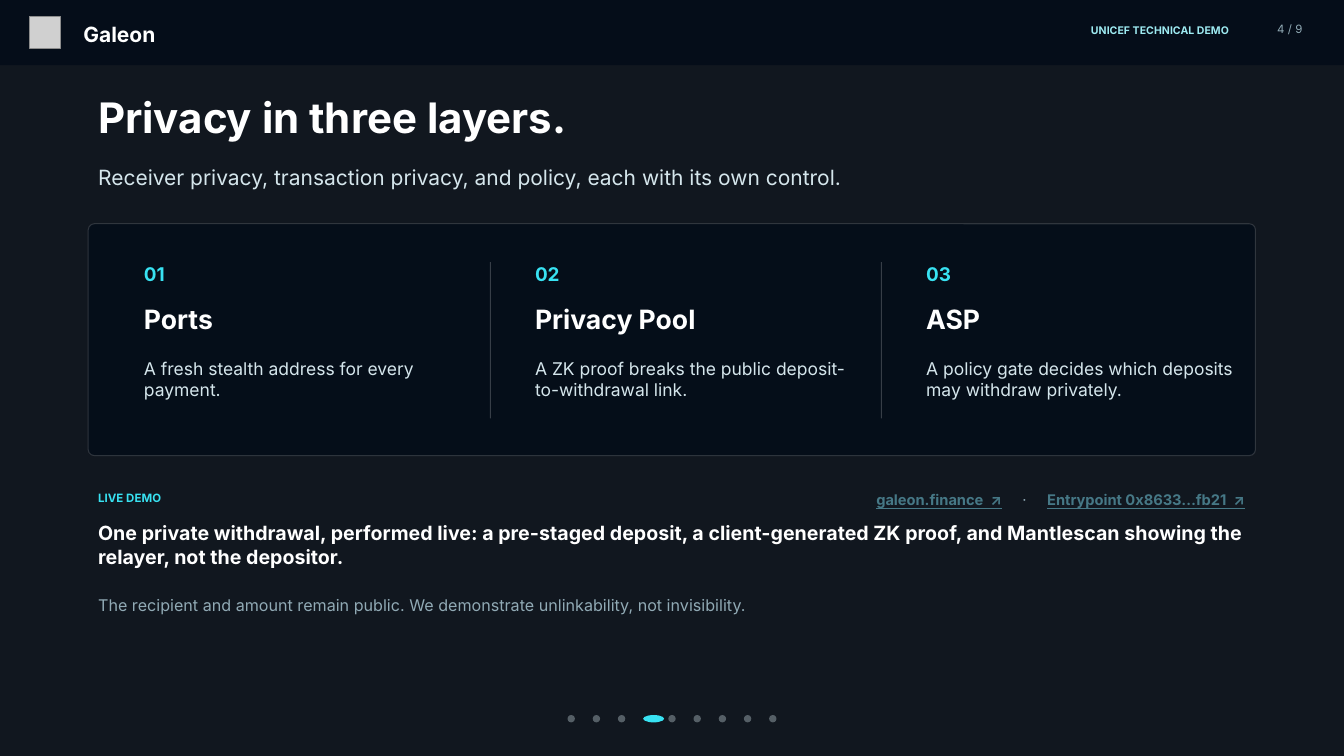
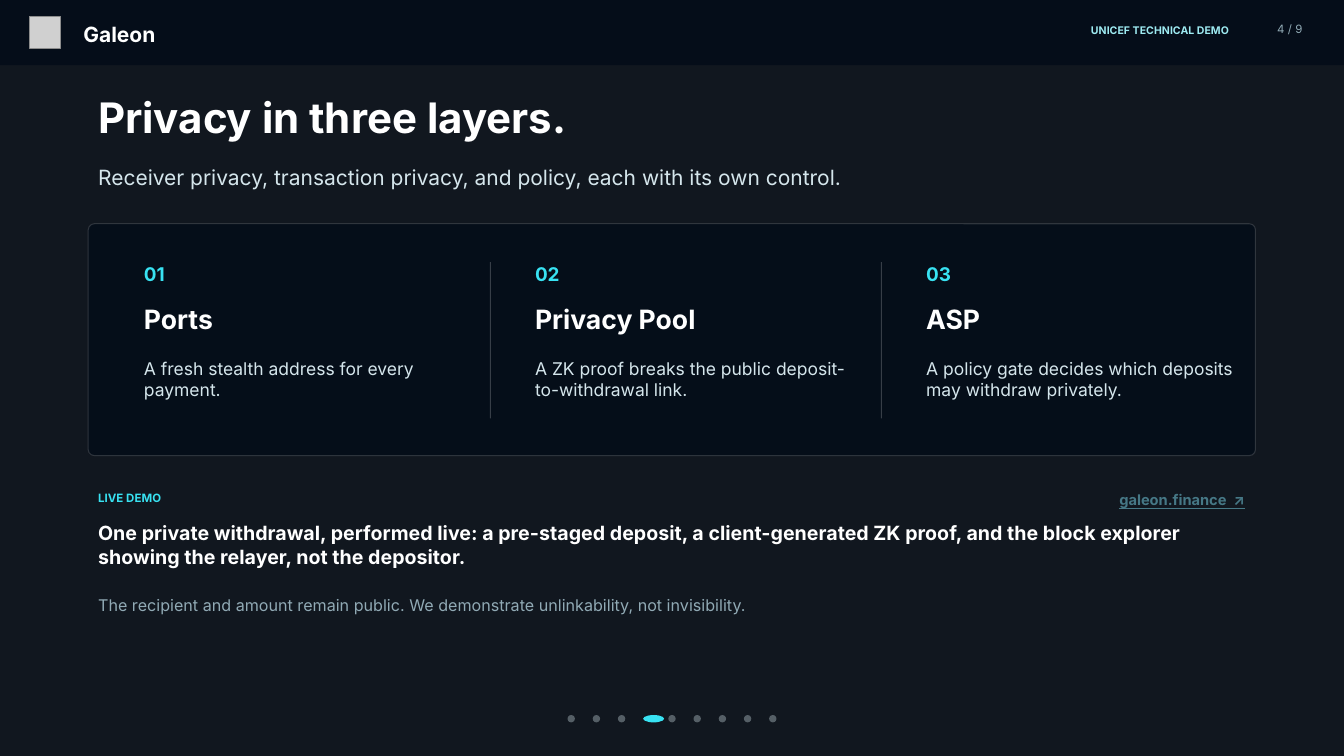
Before and after one commit to mateodaza/galeon, a slide deck: slide 4 of outputs/Galeon_UNICEF_Technical_Demo_2026.pptx. Drawn at 1344x756 pixels with LibreOffice and Linux fonts; fonts in the diff are those of the drawing; grey boxes stand for pictures; background and template pictures are left out; a plain dark background stands for a picture behind light text. Boxes give left, top, right and bottom in pixels: in the first picture for what was removed or moved away, otherwise in the second. Text is boxed around its words. In the diff, an @@ line names an element or a change of style, - is before the commit and + after.

```diff
--- a/outputs/Galeon_UNICEF_Technical_Demo_2026.pptx
+++ b/outputs/Galeon_UNICEF_Technical_Demo_2026.pptx
@@ text at [1119, 494, 1226, 509]: text changed @@
-galeon.finance ↗ · Entrypoint 0x8633…fb21 ↗
+galeon.finance ↗
@@ text at [98, 525, 1180, 569]: text changed @@
-One private withdrawal, performed live: a pre-staged deposit, a client-generated ZK proof, and Mantlescan showing the relayer, not the depositor.
+One private withdrawal, performed live: a pre-staged deposit, a client-generated ZK proof, and the block explorer showing the relayer, not the depositor.
```
Also in this commit, not shown: 3 other slides changed, 1 other file.
